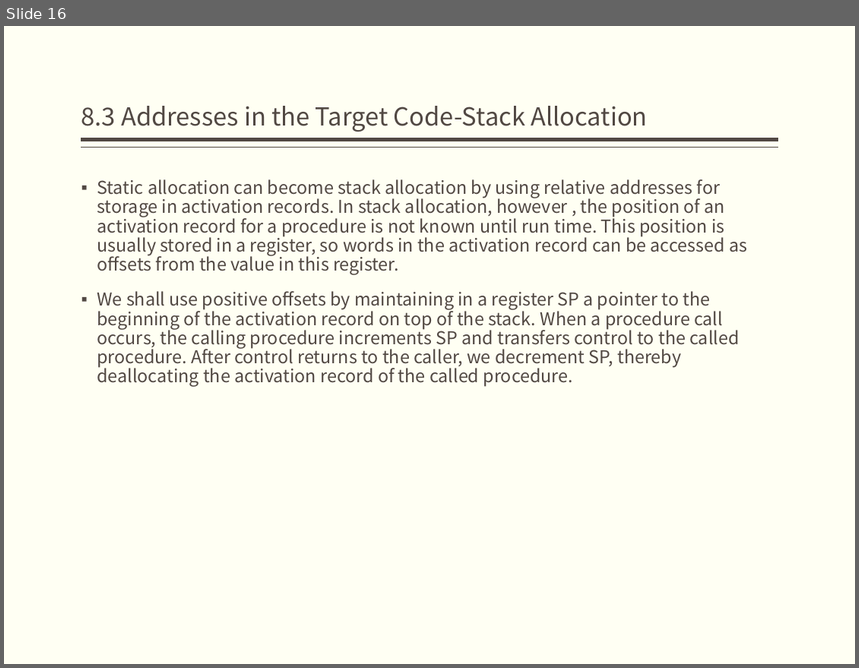
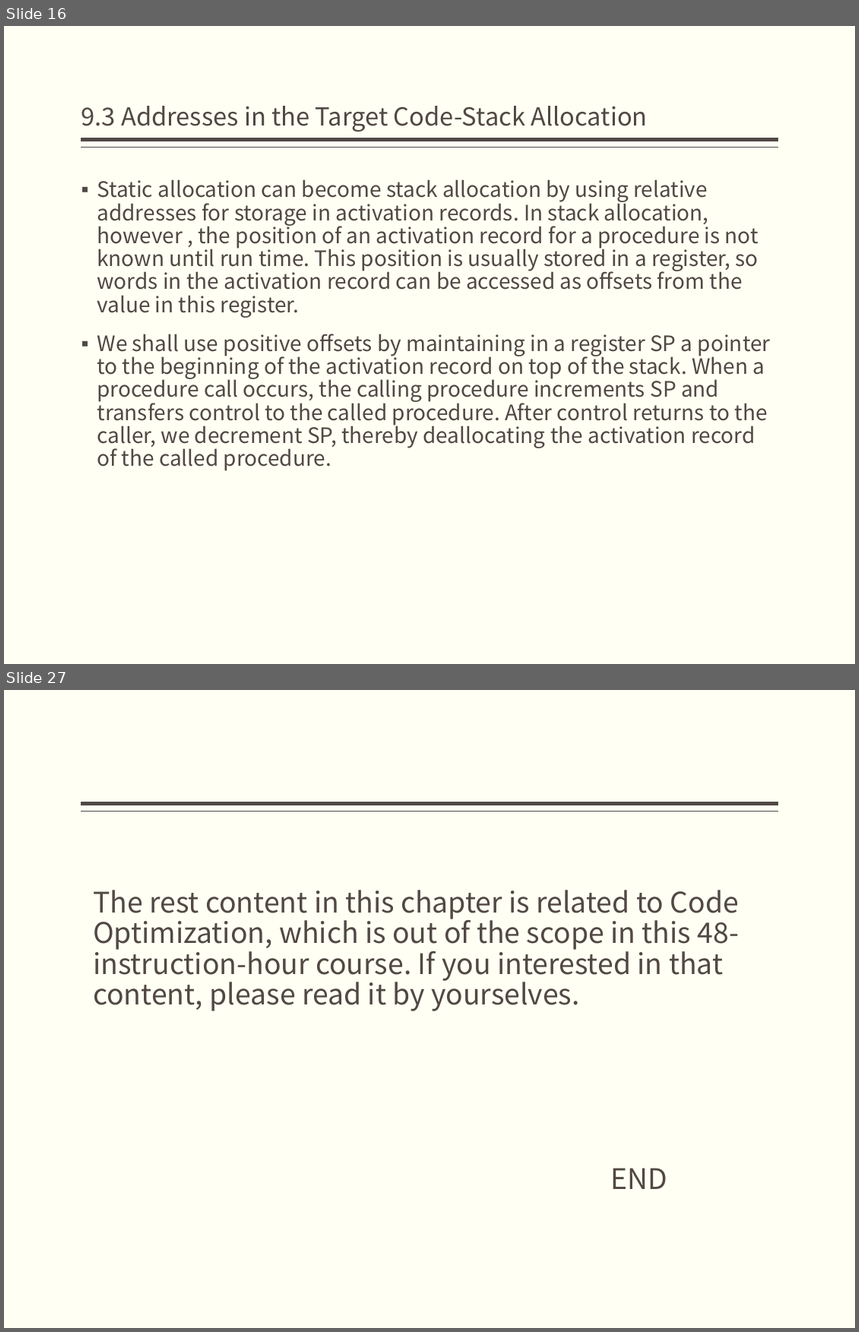
Before and after one commit to jz81/jz81.github.io, a slide deck: course/compiler/lecture/(Spring2020)Lecture9.pptx. Shown one above the other, each under a label of ours: slide 16 before the commit, slides 16 and 27 after it; the slides between them are not shown. The pictures are 859x668 and 859x1332 pixels, drawn with LibreOffice and Linux fonts; fonts in the diff are those of the drawing. Boxes give left, top, right and bottom in pixels: in the first picture for what was removed or moved away, otherwise in the second. Text is boxed around its words. In the diff, an @@ line names an element or a change of style, - is before the commit and + after.

Commit message:
add content

```diff
--- a/course/compiler/lecture/(Spring2020)Lecture9.pptx
+++ b/course/compiler/lecture/(Spring2020)Lecture9.pptx
@@ slide 27 added at (4,690,855,1328), background #FFFFF3; not listed: 2 template elements that a slide beside it also shows @@
@@ text added at (93,890,739,1011), 24 pt, text #514843 @@
+The rest content in this chapter is related to Code Optimization, which is out of the scope in this 48-instruction-hour course. If you interested in that content, please read it by yourselves.
@@ text added at (610,1168,667,1189), 24 pt, text #514843 @@
+END
@@ slide 16 changed as well @@
@@ title at (82,106,648,132): text changed @@
-8.3 Addresses in the Target Code-Stack Allocation
+9.3 Addresses in the Target Code-Stack Allocation
@@ text "Static allocation can become stack ..." at (97,180,771,471): size 15 to 18 pt @@
```
Also in this commit, not shown: 8 other slides changed, 10 other slides added.
